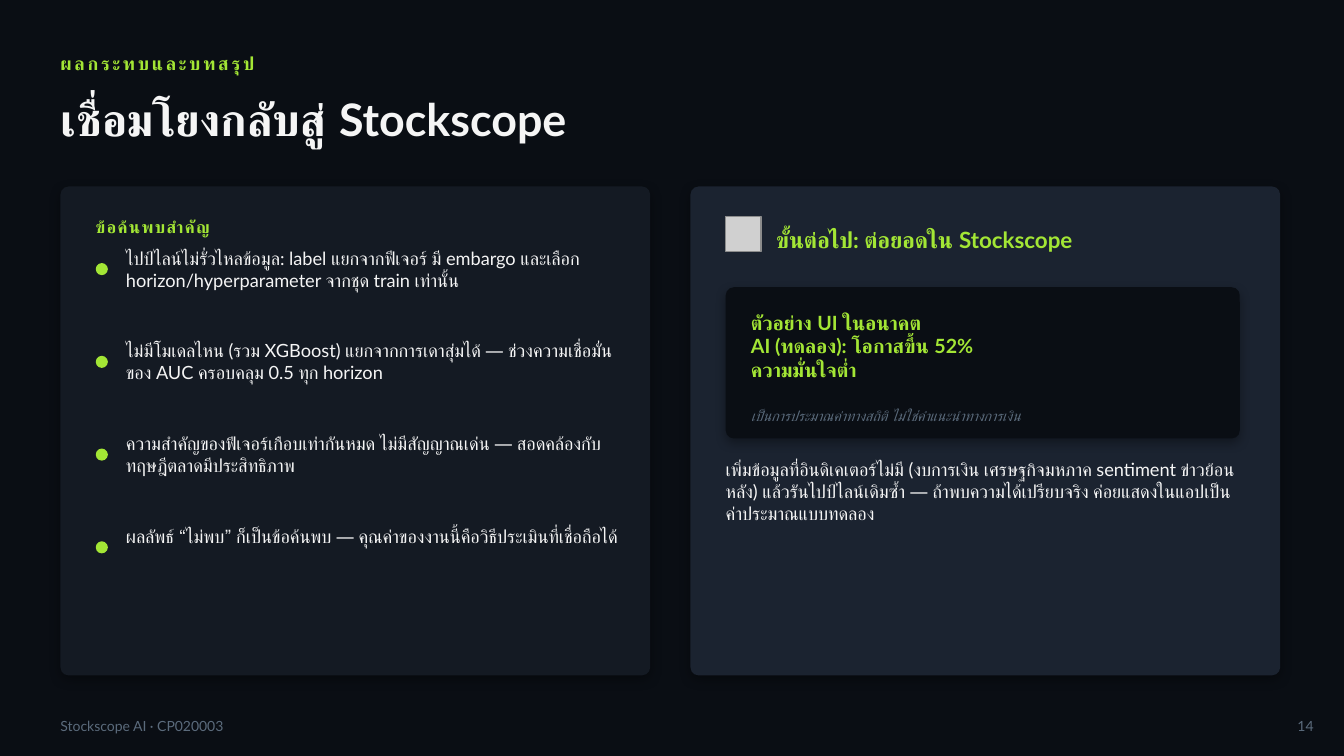
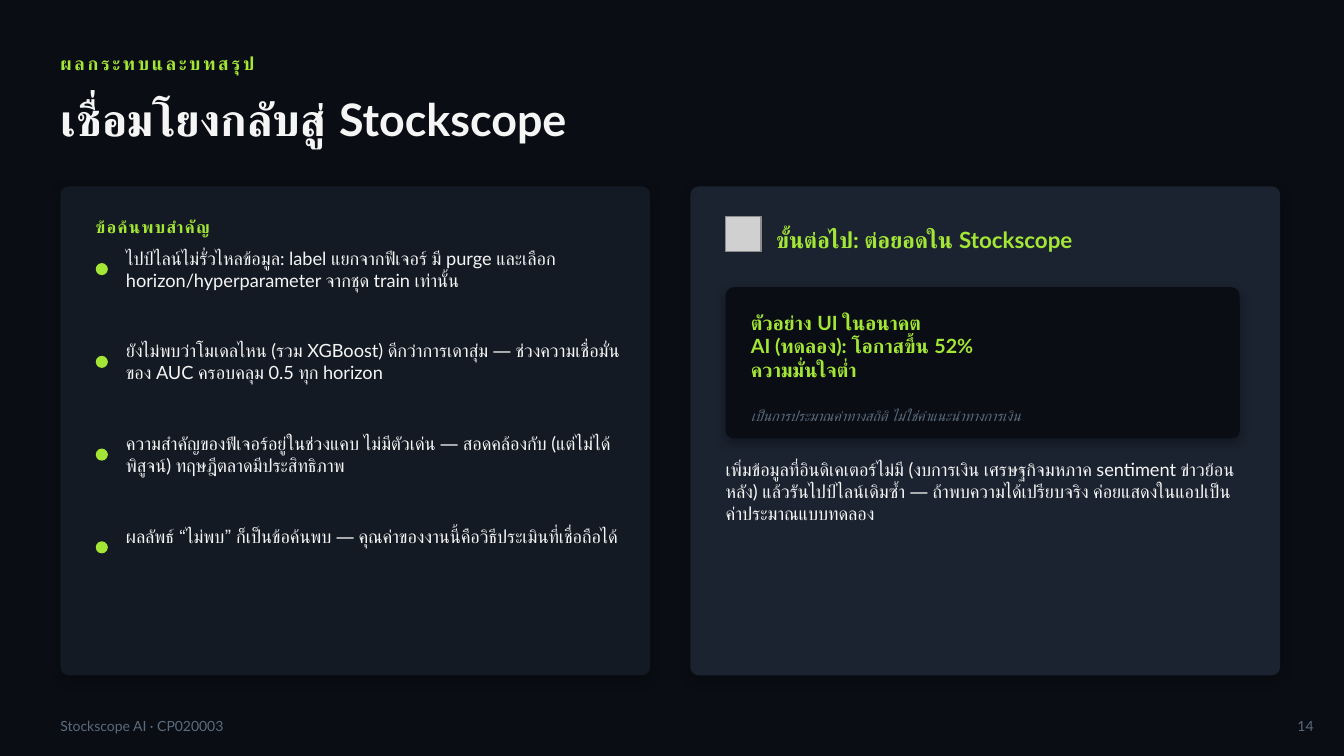
Before and after one commit to txphichatwanich19-rgb/stockscope, a slide deck: slide 14 of ml/stock_direction_presentation.pptx. Drawn at 1344x756 pixels with LibreOffice and Linux fonts; fonts in the diff are those of the drawing; grey boxes stand for pictures. Boxes give left, top, right and bottom in pixels: in the first picture for what was removed or moved away, otherwise in the second. Text is boxed around its words. In the diff, an @@ line names an element or a change of style, - is before the commit and + after.

```diff
--- a/ml/stock_direction_presentation.pptx
+++ b/ml/stock_direction_presentation.pptx
@@ text at bbox=[126, 251, 555, 293]: text changed @@
-ไปป์ไลน์ไม่รั่วไหลข้อมูล: label แยกจากฟีเจอร์ มี embargo และเลือก horizon/hyperparameter จากชุด train เท่านั้น
+ไปป์ไลน์ไม่รั่วไหลข้อมูล: label แยกจากฟีเจอร์ มี purge และเลือก horizon/hyperparameter จากชุด train เท่านั้น
@@ text at bbox=[126, 343, 620, 385]: text changed @@
-ไม่มีโมเดลไหน (รวม XGBoost) แยกจากการเดาสุ่มได้ — ช่วงความเชื่อมั่นของ AUC ครอบคลุม 0.5 ทุก horizon
+ยังไม่พบว่าโมเดลไหน (รวม XGBoost) ดีกว่าการเดาสุ่ม — ช่วงความเชื่อมั่นของ AUC ครอบคลุม 0.5 ทุก horizon
@@ text at bbox=[126, 435, 610, 478]: text changed @@
-ความสำคัญของฟีเจอร์เกือบเท่ากันหมด ไม่มีสัญญาณเด่น — สอดคล้องกับทฤษฎีตลาดมีประสิทธิภาพ
+ความสำคัญของฟีเจอร์อยู่ในช่วงแคบ ไม่มีตัวเด่น — สอดคล้องกับ (แต่ไม่ได้พิสูจน์) ทฤษฎีตลาดมีประสิทธิภาพ
```
Also in this commit, not shown: 6 other slides changed, 4 other files.
